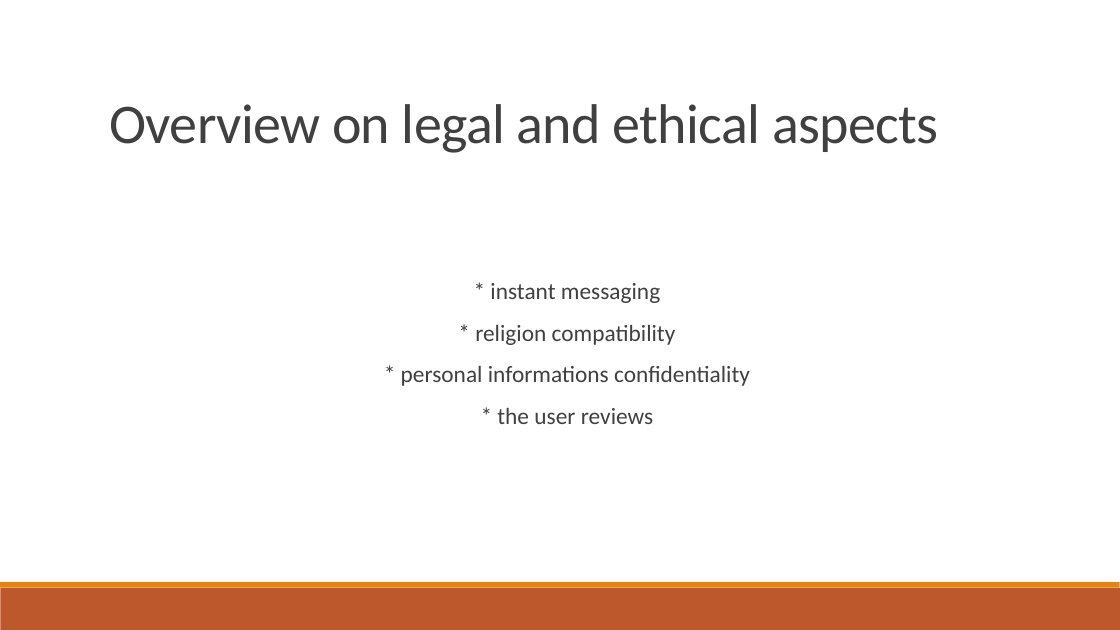
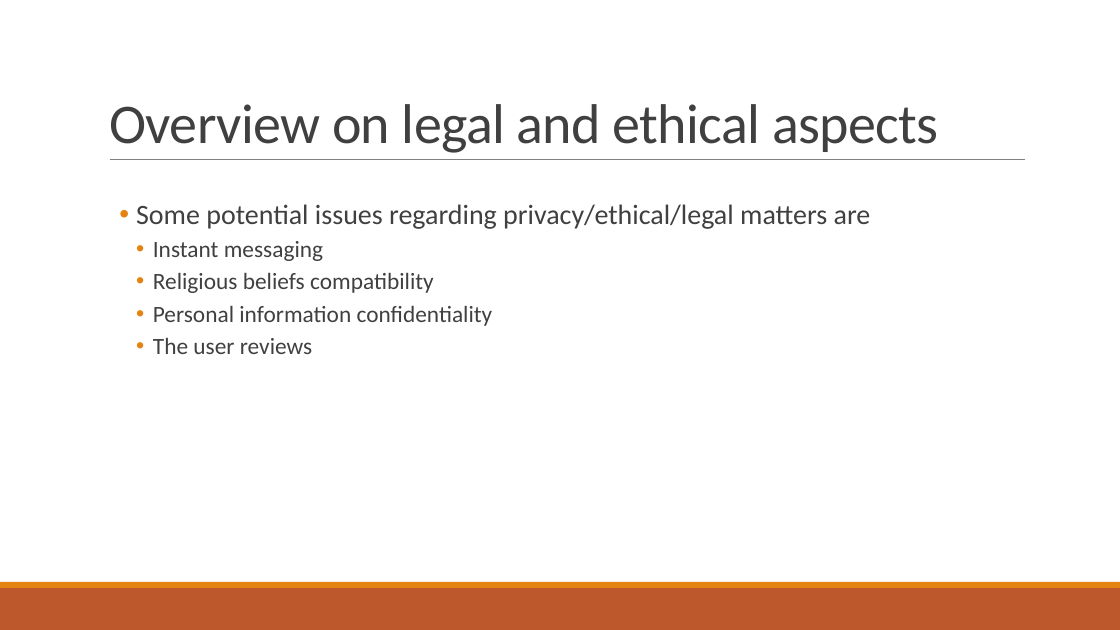
Before and after one commit to dragosthealex/roomies, a slide deck: slide 29 of resources/presentation1/final_presentation.pptx (slide 23 before the commit). Drawn at 1120x630 pixels with LibreOffice and Linux fonts; fonts in the diff are those of the drawing. Boxes give left, top, right and bottom in pixels: in the first picture for what was removed or moved away, otherwise in the second. Text is boxed around its words. In the diff, an @@ line names an element or a change of style, - is before the commit and + after.

```diff
--- a/resources/presentation1/final_presentation.pptx
+++ b/resources/presentation1/final_presentation.pptx
@@ line added from (110, 160) to (1026, 160), #808080 0.5 pt @@
@@ subtitle at [136, 204, 871, 354]: text changed @@
-  * instant messaging
-  * religion compatibility
-  * personal informations confidentiality
-  * the user reviews
+  • Some potential issues regarding privacy/ethical/legal matters are
+    • Instant messaging
+    • Religious beliefs compatibility
+    • Personal information confidentiality
+    • The user reviews
```
Also in this commit, not shown: 19 other slides changed, 10 slides added, 4 slides removed, 4 other files.
